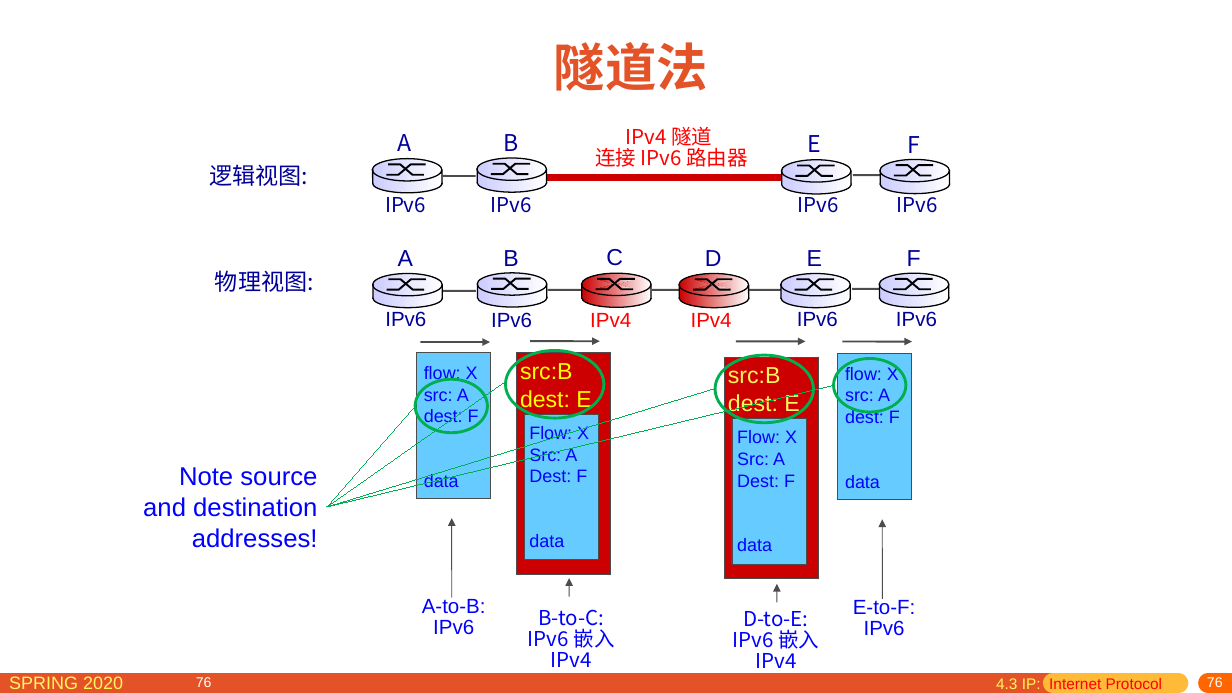
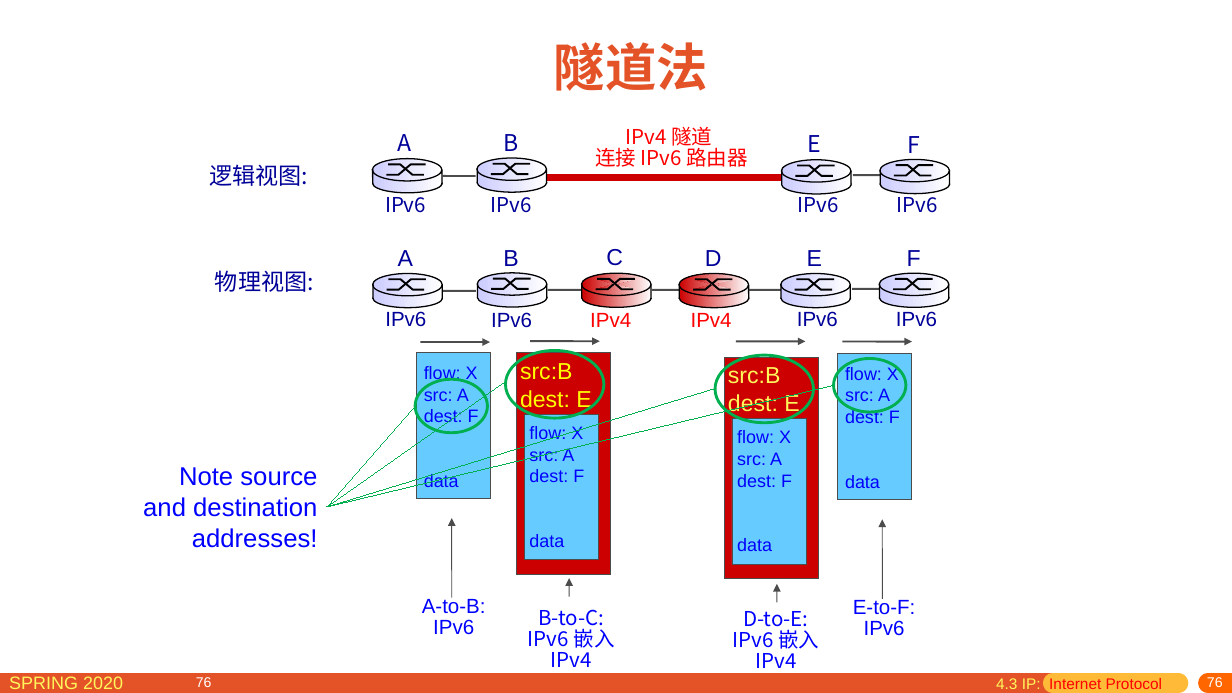
Before and after one commit to network-distributed/presentations, a slide deck: slide 76 of chapter4_cn.pptx. Drawn at 1232x693 pixels with LibreOffice and Linux fonts; fonts in the diff are those of the drawing. Boxes give left, top, right and bottom in pixels: in the first picture for what was removed or moved away, otherwise in the second. Text is boxed around its words. In the diff, an @@ line names an element or a change of style, - is before the commit and + after.

```diff
--- a/chapter4_cn.pptx
+++ b/chapter4_cn.pptx
@@ text at (529,426,584,482): text changed @@
-Flow: X
-Src: A
-Dest: F
+flow: X
+src: A
+dest: F
@@ text at (737,430,792,487): text changed @@
-Flow: X
-Src: A
-Dest: F
+flow: X
+src: A
+dest: F
```
Also in this commit, not shown: 15 other slides changed, 1 other file.
